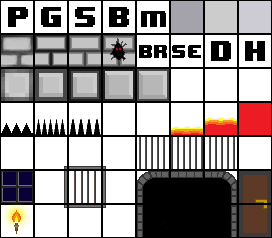
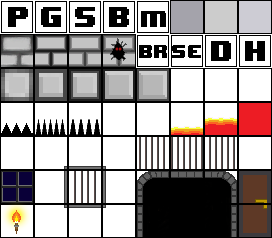
Layers edited between the first and the second 272x238 image:
renamed "Layer 7" to "Letter Borders", painted on it over (x1=1, y1=1, x2=271, y2=67)
